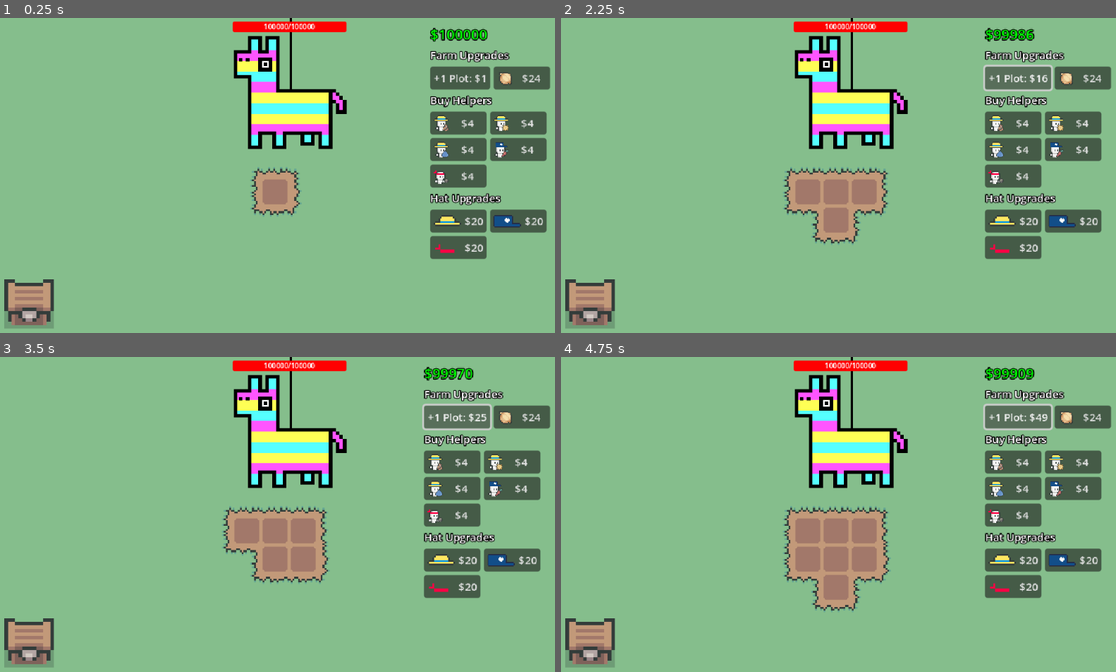
Above: before the commit, frames 1-4 (two rows, left to right).
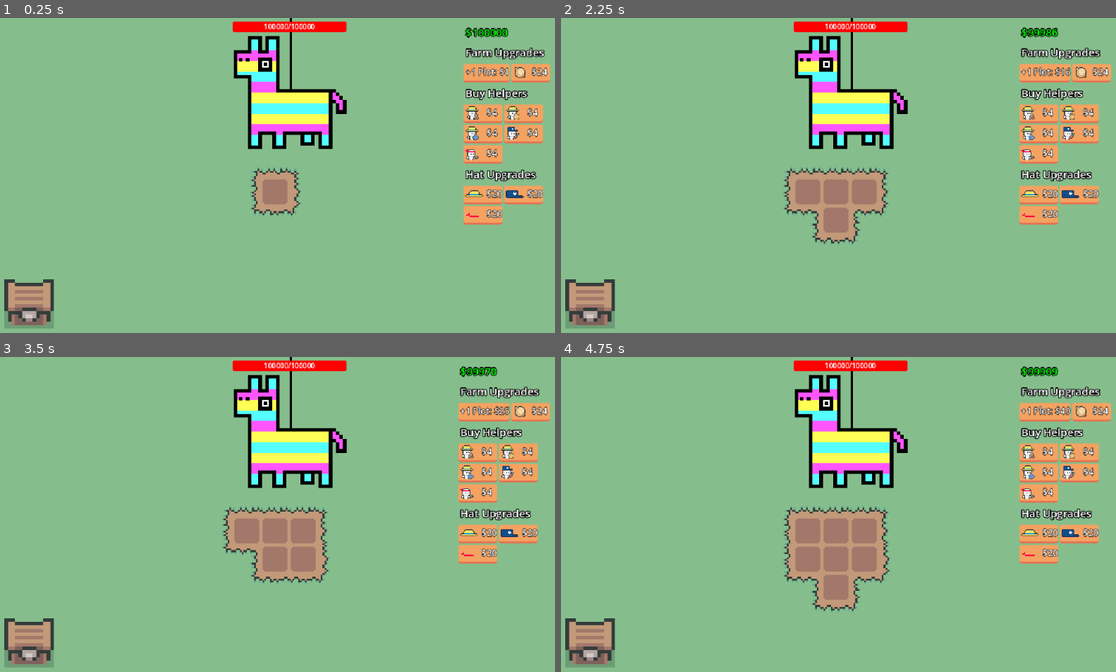
Above: after the commit, the same moments.

Repository: eric-marsh/farminata
Game: Godot game, scene res://scene/scene_switcher.tscn
The game is run twice, just before and just after one commit, with the same random seed, the same clock (stepped at 60 frames per second) and the same inputs. Sound files missing from this copy of the repository are replaced by a short silence.
Inputs:
- Up to frame 1 (0.25 s): no input
- Up to frame 2 (2.25 s): click "+1 Plot: $1" at 0.5 s; click "+1 Plot: $4" at 1.25 s; click "+1 Plot: $9" at 2 s
- Up to frame 3 (3.5 s): click "+1 Plot: $16" at 2.75 s
- Up to frame 4 (4.75 s): click "+1 Plot: $25" at 3.5 s; click "+1 Plot: $36" at 4.25 s

The runs differ from the first frame. In frame 1, 11% of the frame differs, in the area x 77-100%, y 2-77%; in frame 2, 11%, in the area x 76-100%, y 2-77%; in frame 3, 11%; in frame 4, 11%.

Commit message:
3d buttons

Diff:
--- a/scene/canvas_layer.tscn
+++ b/scene/canvas_layer.tscn
@@ -29,6 +29,7 @@
 [node name="VBoxContainer" type="VBoxContainer" parent="MarginContainer"]
 layout_mode = 2
 size_flags_horizontal = 8
+theme = ExtResource("2_hpb7r")
 
 [node name="MoneyLabel" type="Label" parent="MarginContainer/VBoxContainer"]
 layout_mode = 2
@@ -46,13 +47,14 @@
 layout_mode = 2
 
 [node name="PlotButton" type="Button" parent="MarginContainer/VBoxContainer/HBoxContainer"]
+custom_minimum_size = Vector2(42, 0)
 layout_mode = 2
 theme = ExtResource("2_hpb7r")
 text = "+1 Plot"
 expand_icon = true
 
 [node name="OnionButton" type="Button" parent="MarginContainer/VBoxContainer/HBoxContainer"]
-custom_minimum_size = Vector2(64, 0)
+custom_minimum_size = Vector2(42, 0)
 layout_mode = 2
 theme = ExtResource("2_hpb7r")
 text = "$24"
@@ -69,7 +71,7 @@
 layout_mode = 2
 
 [node name="AddSeedHelperButton" type="Button" parent="MarginContainer/VBoxContainer/HBoxContainer2"]
-custom_minimum_size = Vector2(64, 0)
+custom_minimum_size = Vector2(42, 0)
 layout_mode = 2
 theme = ExtResource("2_hpb7r")
 text = "$10"
@@ -77,7 +79,7 @@
 expand_icon = true
 
 [node name="AddSunHelperButton" type="Button" parent="MarginContainer/VBoxContainer/HBoxContainer2"]
-custom_minimum_size = Vector2(64, 0)
+custom_minimum_size = Vector2(42, 0)
 layout_mode = 2
 theme = ExtResource("2_hpb7r")
 text = "$10"
@@ -86,9 +88,10 @@
 
 [node name="HBoxContainer3" type="HBoxContainer" parent="MarginContainer/VBoxContainer"]
 layout_mode = 2
+theme = ExtResource("2_hpb7r")
 
 [node name="AddWaterHelperButton" type="Button" parent="MarginContainer/VBoxContainer/HBoxContainer3"]
-custom_minimum_size = Vector2(64, 0)
+custom_minimum_size = Vector2(42, 0)
 layout_mode = 2
 theme = ExtResource("2_hpb7r")
 text = "$10"
@@ -96,7 +99,7 @@
 expand_icon = true
 
 [node name="AddPluckHelperButton" type="Button" parent="MarginContainer/VBoxContainer/HBoxContainer3"]
-custom_minimum_size = Vector2(64, 0)
+custom_minimum_size = Vector2(42, 0)
 layout_mode = 2
 theme = ExtResource("2_hpb7r")
 text = "$10"
@@ -105,9 +108,10 @@
 
 [node name="HBoxContainer4" type="HBoxContainer" parent="MarginContainer/VBoxContainer"]
 layout_mode = 2
+theme = ExtResource("2_hpb7r")
 
 [node name="AddAttackHelperButton" type="Button" parent="MarginContainer/VBoxContainer/HBoxContainer4"]
-custom_minimum_size = Vector2(64, 0)
+custom_minimum_size = Vector2(42, 0)
 layout_mode = 2
 theme = ExtResource("2_hpb7r")
 text = "$10"
@@ -124,7 +128,7 @@
 layout_mode = 2
 
 [node name="AddFarmerHatButton" type="Button" parent="MarginContainer/VBoxContainer/HBoxContainer5"]
-custom_minimum_size = Vector2(64, 0)
+custom_minimum_size = Vector2(42, 0)
 layout_mode = 2
 theme = ExtResource("2_hpb7r")
 text = "$20"
@@ -132,7 +136,7 @@
 expand_icon = true
 
 [node name="AddDeliveryHatButton" type="Button" parent="MarginContainer/VBoxContainer/HBoxContainer5"]
-custom_minimum_size = Vector2(64, 0)
+custom_minimum_size = Vector2(42, 0)
 layout_mode = 2
 theme = ExtResource("2_hpb7r")
 text = "$20"
@@ -143,7 +147,7 @@
 layout_mode = 2
 
 [node name="AddAttackHatButton" type="Button" parent="MarginContainer/VBoxContainer/HBoxContainer6"]
-custom_minimum_size = Vector2(64, 0)
+custom_minimum_size = Vector2(42, 0)
 layout_mode = 2
 theme = ExtResource("2_hpb7r")
 text = "$20"
--- a/scene/upgrade_menu_theme.tres
+++ b/scene/upgrade_menu_theme.tres
@@ -1,4 +1,41 @@
-[gd_resource type="Theme" format=3 uid="uid://qrqka6k5if6b"]
+[gd_resource type="Theme" load_steps=4 format=3 uid="uid://qrqka6k5if6b"]
+
+[sub_resource type="StyleBoxEmpty" id="StyleBoxEmpty_11x1d"]
+
+[sub_resource type="StyleBoxFlat" id="StyleBoxFlat_11x1d"]
+bg_color = Color(0.956863, 0.635294, 0.380392, 1)
+border_width_bottom = 2
+border_color = Color(0.905882, 0.435294, 0.317647, 1)
+corner_radius_top_left = 2
+corner_radius_top_right = 2
+corner_radius_bottom_right = 2
+corner_radius_bottom_left = 2
+expand_margin_left = 2.0
+expand_margin_top = 2.0
+expand_margin_bottom = 2.0
+
+[sub_resource type="StyleBoxFlat" id="StyleBoxFlat_yq5og"]
+bg_color = Color(0.956863, 0.635294, 0.380392, 1)
+border_width_top = 2
+border_color = Color(0.905882, 0.435294, 0.317647, 0)
+corner_radius_top_left = 2
+corner_radius_top_right = 2
+corner_radius_bottom_right = 2
+corner_radius_bottom_left = 2
+expand_margin_left = 2.0
+expand_margin_top = 2.0
+expand_margin_bottom = 2.0
 
 [resource]
 default_font_size = 12
+Button/colors/font_color = Color(1, 1, 1, 1)
+Button/colors/font_outline_color = Color(0, 0, 0, 1)
+Button/constants/outline_size = 2
+Button/font_sizes/font_size = 10
+Button/styles/focus = SubResource("StyleBoxEmpty_11x1d")
+Button/styles/hover = SubResource("StyleBoxFlat_11x1d")
+Button/styles/hover_pressed = SubResource("StyleBoxFlat_yq5og")
+Button/styles/normal = SubResource("StyleBoxFlat_11x1d")
+Button/styles/pressed = SubResource("StyleBoxFlat_yq5og")
+HBoxContainer/constants/separation = 4
+VBoxContainer/constants/separation = 6
